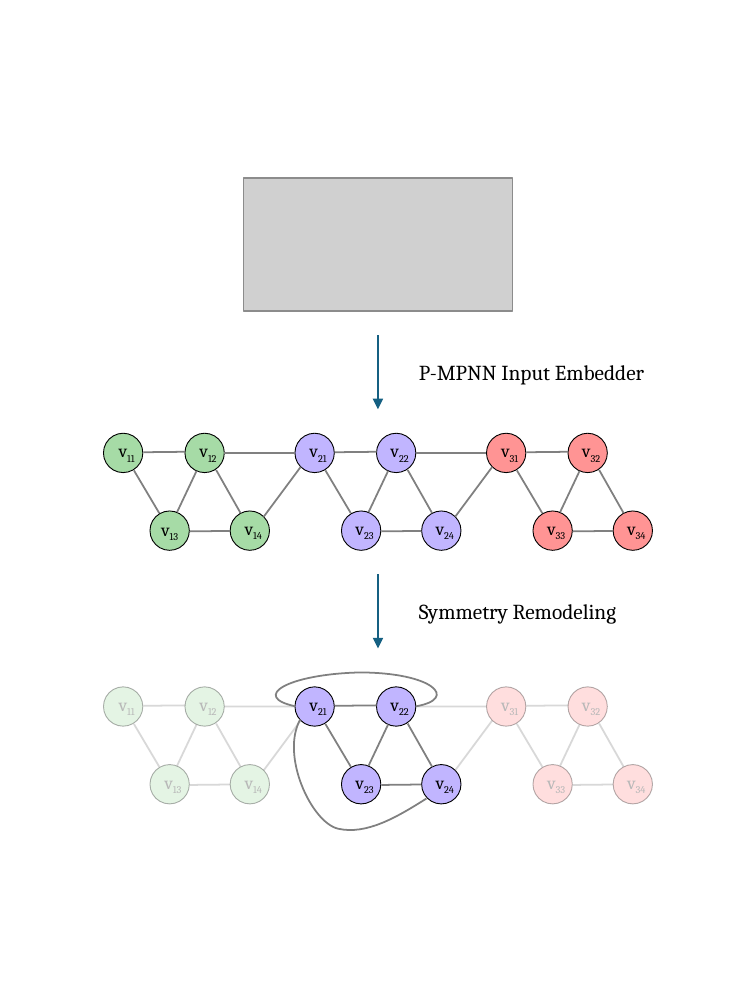
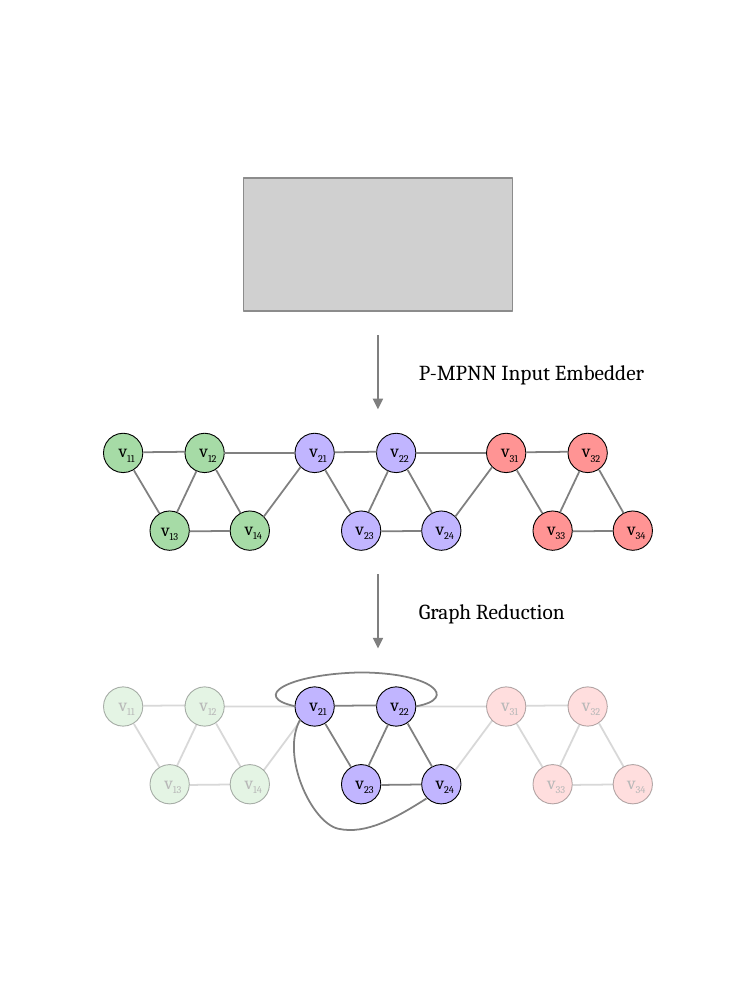
Before and after one commit to kilianmandon/bachelor-thesis-pvx, a slide deck: slide 1 of powerpoint-graphics/pmpnn_graph.pptx. Drawn at 756x1008 pixels with LibreOffice and Linux fonts; fonts in the diff are those of the drawing; grey boxes stand for pictures. Boxes give left, top, right and bottom in pixels: in the first picture for what was removed or moved away, otherwise in the second. Text is boxed around its words. In the diff, an @@ line names an element or a change of style, - is before the commit and + after.

```diff
--- a/powerpoint-graphics/pmpnn_graph.pptx
+++ b/powerpoint-graphics/pmpnn_graph.pptx
@@ arrow (377, 335) - (377, 409): stroke #156082 1.5 pt to #7F7F7F 1.5 pt @@
@@ arrow (377, 574) - (377, 647): stroke #156082 1.5 pt to #7F7F7F 1.5 pt @@
@@ text at (419, 604, 565, 624): text changed @@
-Symmetry Remodeling
+Graph Reduction
```
Also in this commit, not shown: 10 other files.
